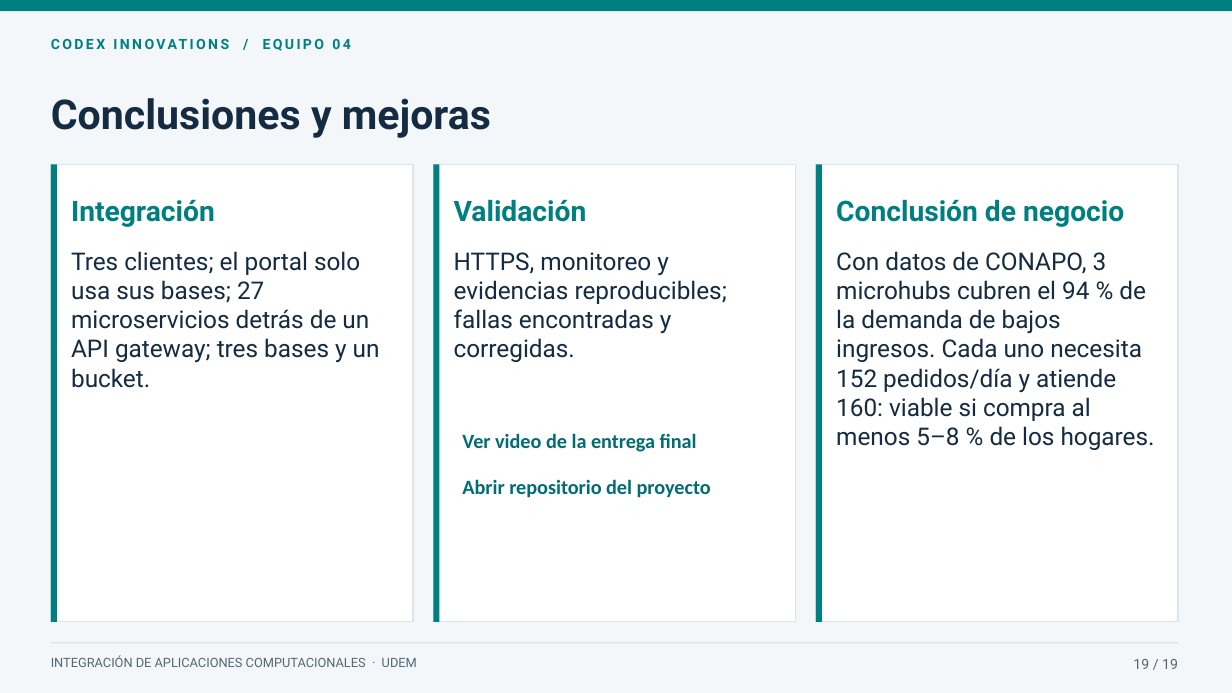
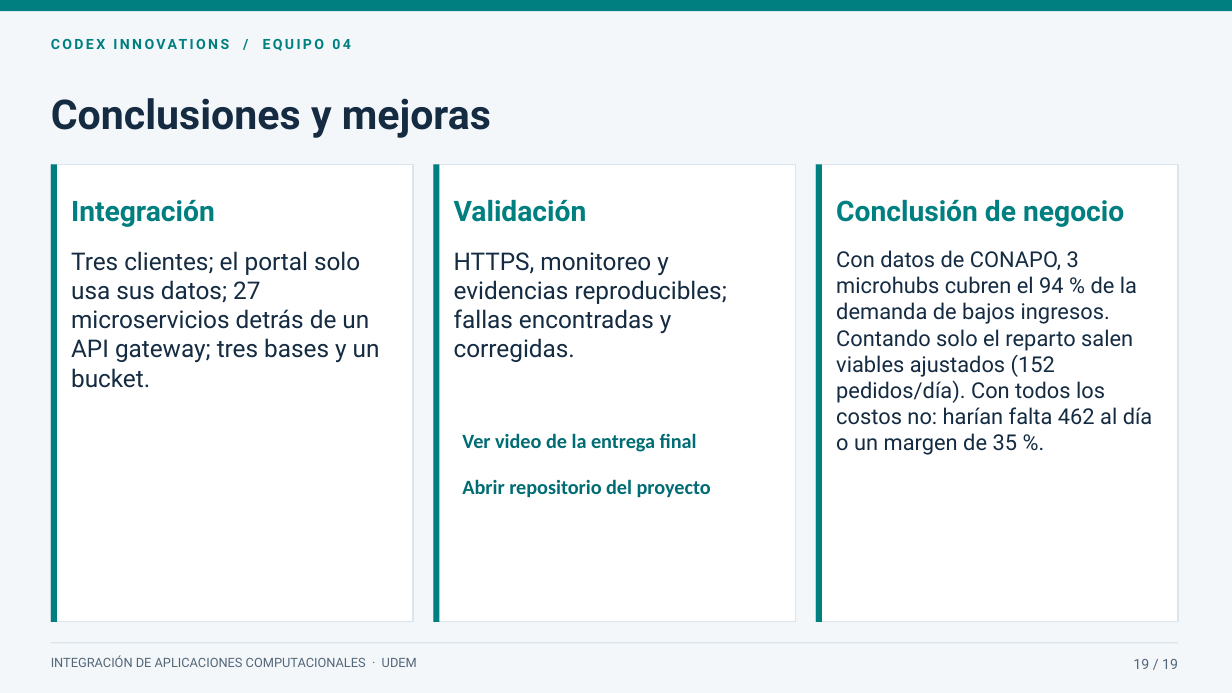
Before and after one commit to mauro-castp/proyecto-integracion, a slide deck: slide 19 of presentacion/Microhubs · Presentación final.pptx. Drawn at 1232x693 pixels with LibreOffice and Linux fonts; fonts in the diff are those of the drawing. Boxes give left, top, right and bottom in pixels: in the first picture for what was removed or moved away, otherwise in the second. Text is boxed around its words. In the diff, an @@ line names an element or a change of style, - is before the commit and + after.

```diff
--- a/presentacion/Microhubs · Presentación final.pptx
+++ b/presentacion/Microhubs · Presentación final.pptx
@@ text at (x1=71, y1=251, x2=380, y2=388): text changed @@
-Tres clientes; el portal solo usa sus bases; 27 microservicios detrás de un API gateway; tres bases y un bucket.
+Tres clientes; el portal solo usa sus datos; 27 microservicios detrás de un API gateway; tres bases y un bucket.
@@ text at (x1=836, y1=250, x2=1153, y2=455): text changed; size 19 to 17 pt @@
-Con datos de CONAPO, 3 microhubs cubren el 94 % de la demanda de bajos ingresos. Cada uno necesita 152 pedidos/día y atiende 160: viable si compra al menos 5–8 % de los hogares.
+Con datos de CONAPO, 3 microhubs cubren el 94 % de la demanda de bajos ingresos. Contando solo el reparto salen viables ajustados (152 pedidos/día). Con todos los costos no: harían falta 462 al día o un margen de 35 %.
```
Also in this commit, not shown: 9 other slides changed, 23 other files.
